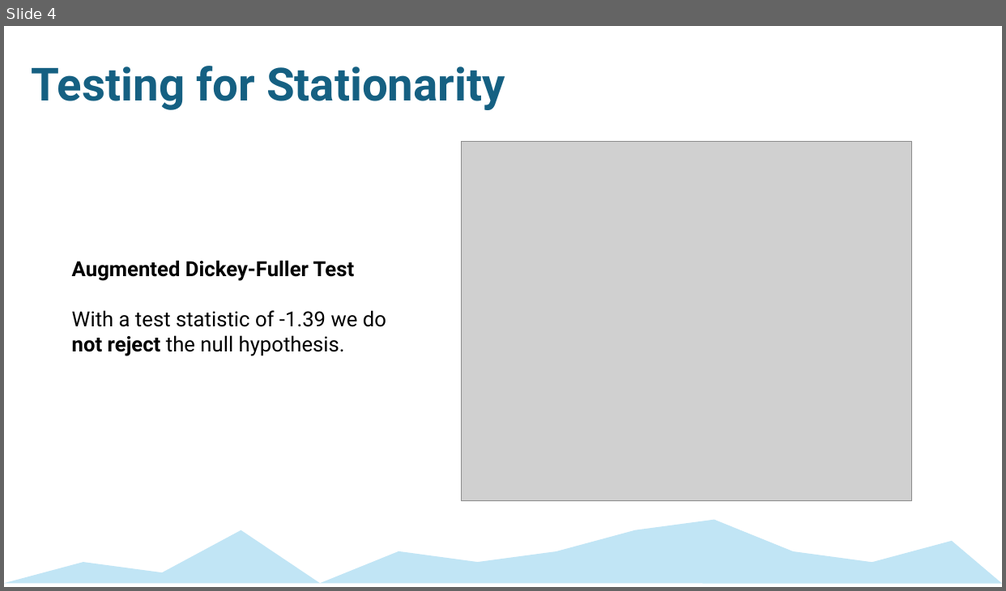
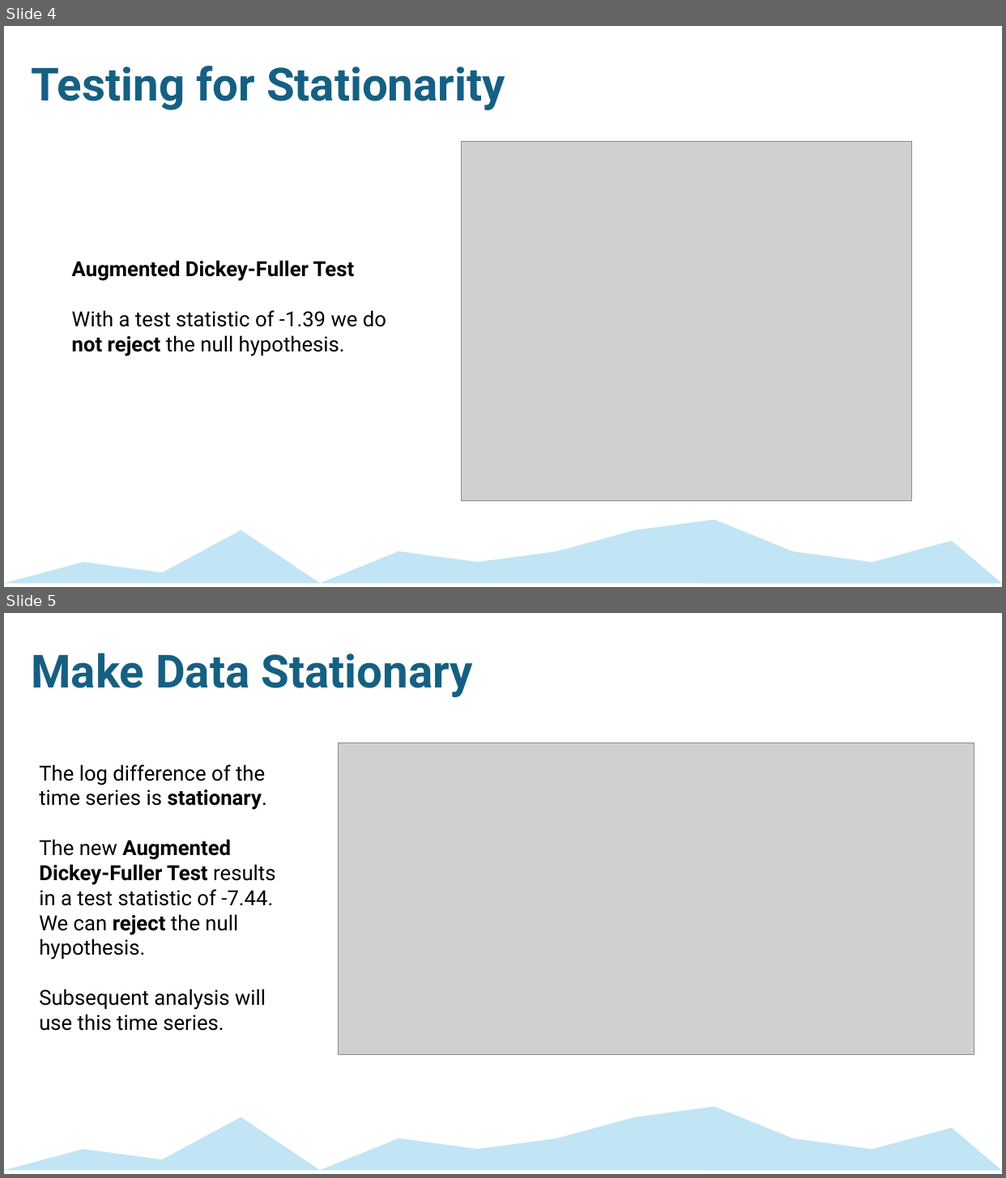
Before and after one commit to mckenzie-maidl/data5305-traffic-predictions, a slide deck: ECON5305_DataTranslationChallenge_Step1.pptx. Shown one above the other, each under a label of ours: slide 4 before the commit, slides 4 and 5 after it. The pictures are 1006x591 and 1006x1178 pixels, drawn with LibreOffice and Linux fonts; fonts in the diff are those of the drawing; grey boxes stand for pictures. Boxes give left, top, right and bottom in pixels: in the first picture for what was removed or moved away, otherwise in the second. Text is boxed around its words. In the diff, an @@ line names an element or a change of style, - is before the commit and + after.

Commit message:
data + presentation

```diff
--- a/ECON5305_DataTranslationChallenge_Step1.pptx
+++ b/ECON5305_DataTranslationChallenge_Step1.pptx
@@ slide 5 added at bbox=[4, 613, 1002, 1174], background #FFFFFF @@
@@ title added at bbox=[31, 653, 473, 697], 44 pt, text #156082, bold @@
+Make Data Stationary
@@ picture added at bbox=[338, 743, 974, 1054] @@
@@ text added at bbox=[39, 764, 275, 1031], 20 pt, text #000000 @@
+The log difference of the time series is stationary.
+The new Augmented Dickey-Fuller Test results in a test statistic of -7.44. We can reject the null hypothesis.
+Subsequent analysis will use this time series.
@@ freeform shape added at bbox=[4, 1107, 1002, 1171], fill #C1E5F5 @@
```
Also in this commit, not shown: 1 other slide added, 1 slide removed, 6 other files.
